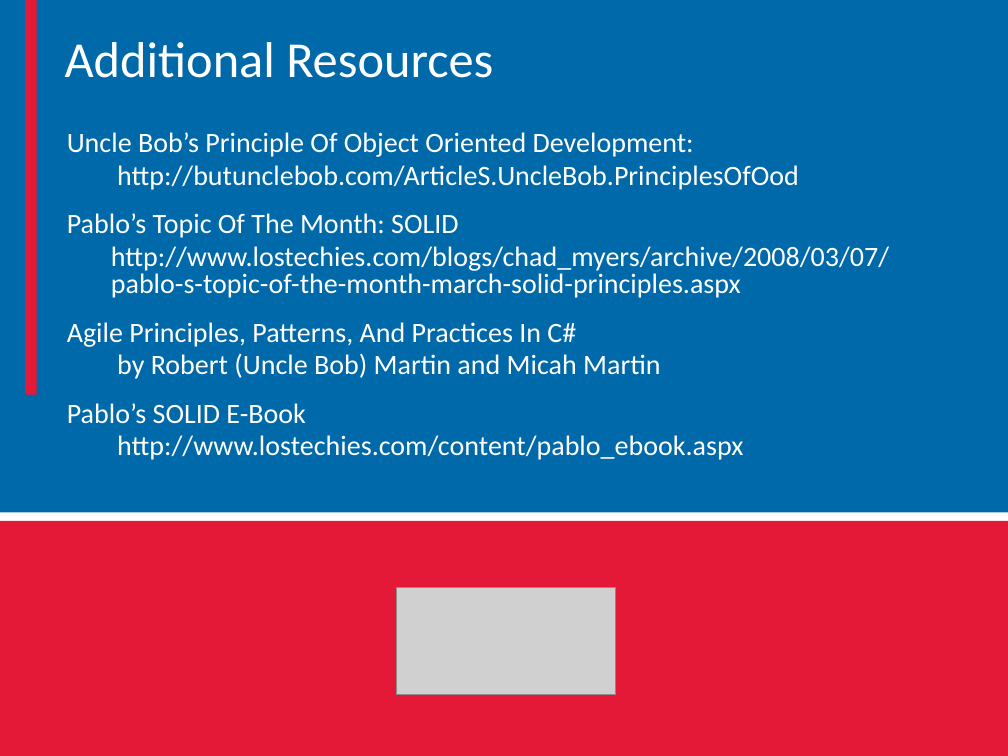
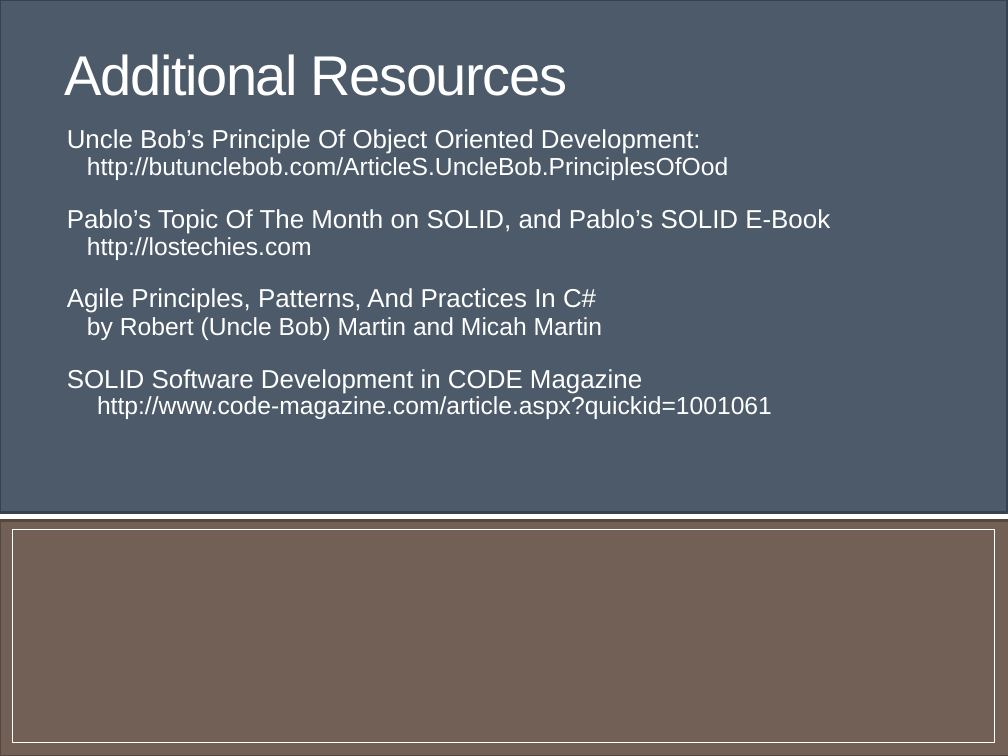
Before and after one commit to mxriverlynn/presentations-and-training, a slide deck: slide 35 of SOLID Principles - Step By Step Code/SOLID Principles Presentation.pptx (slide 38 before the commit). Drawn at 1008x756 pixels with LibreOffice and Linux fonts; fonts in the diff are those of the drawing; grey boxes stand for pictures; background and template pictures are left out. Boxes give left, top, right and bottom in pixels: in the first picture for what was removed or moved away, otherwise in the second. Text is boxed around its words. In the diff, an @@ line names an element or a change of style, - is before the commit and + after.

Commit message:
reformatted SOLID slides to a different powerpoint theme. took out a few slides that aren't needed, etc.

```diff
--- a/SOLID Principles - Step By Step Code/SOLID Principles Presentation.pptx
+++ b/SOLID Principles - Step By Step Code/SOLID Principles Presentation.pptx
@@ rectangle at (x1=0, y1=0, x2=1008, y2=512): fill #0069AA to #4C5A6A; outline none to #38434E 2.08 pt @@
@@ rectangle resized from (x1=78, y1=83, x2=1008, y2=108) to (x1=0, y1=0, x2=1008, y2=40) @@
@@ rectangle at (x1=0, y1=0, x2=1008, y2=40): fill #0069AA to #93A299 @@
@@ rectangle removed at (x1=25, y1=0, x2=36, y2=395) @@
@@ title "Additional Resources" at (x1=65, y1=54, x2=567, y2=96): size 36 to 40 pt, font Calibri to Arial, letter spacing 0 to -1 pt; vertical alignment top to middle @@
@@ rectangle removed at (x1=0, y1=83, x2=70, y2=108) @@
@@ text at (x1=67, y1=129, x2=728, y2=340): size 20 to 18.5 pt in "Uncle Bob’s Principle Of Object Oriented Development:", "Agile Principles, Patterns, And Practices In C#"; font Calibri to Arial in "Uncle Bob’s Principle Of Object Oriented Development:", "http://butunclebob.com/ArticleS.UncleBob.PrinciplesOfOod", "Agile Principles, Patterns, And Practices In C#", "by Robert (Uncle Bob) Martin and Micah ..."; size 20 to 17.6 pt in "http://butunclebob.com/ArticleS.UncleBob.PrinciplesOfOod", "by Robert (Uncle Bob) Martin and Micah ..."; indent changed; line spacing 0.8 to 0.7; list level 2 to 1 in "http://butunclebob.com/ArticleS.UncleBob.PrinciplesOfOod"; list level 2 to 1 in "by Robert (Uncle Bob) Martin ..." @@
@@ text at (x1=67, y1=209, x2=830, y2=260): text changed; size 20 to 18.5 pt; font Calibri to Arial @@
-Pablo’s Topic Of The Month: SOLID
-  http://www.lostechies.com/blogs/chad_myers/archive/2008/03/07/pablo-s-topic-of-the-month-march-solid-principles.aspx
+Pablo’s Topic Of The Month on SOLID, and Pablo’s SOLID E-Book
+http://lostechies.com
@@ text at (x1=67, y1=369, x2=772, y2=419): text changed; size 20 to 17.6 pt; font Calibri to Arial @@
-Pablo’s SOLID E-Book
-  http://www.lostechies.com/content/pablo_ebook.aspx
+SOLID Software Development in CODE Magazine
+  http://www.code-magazine.com/article.aspx?quickid=1001061
@@ rectangle at (x1=0, y1=521, x2=1008, y2=756): fill #E31937 to #726056; outline none to #544740 2.08 pt @@
@@ rectangle added at (x1=12, y1=529, x2=994, y2=742), outline #FFFFFF 1 pt @@
@@ picture removed at (x1=397, y1=588, x2=616, y2=695) @@
```
Also in this commit, not shown: 28 other slides changed, 7 slides added, 10 slides removed.
